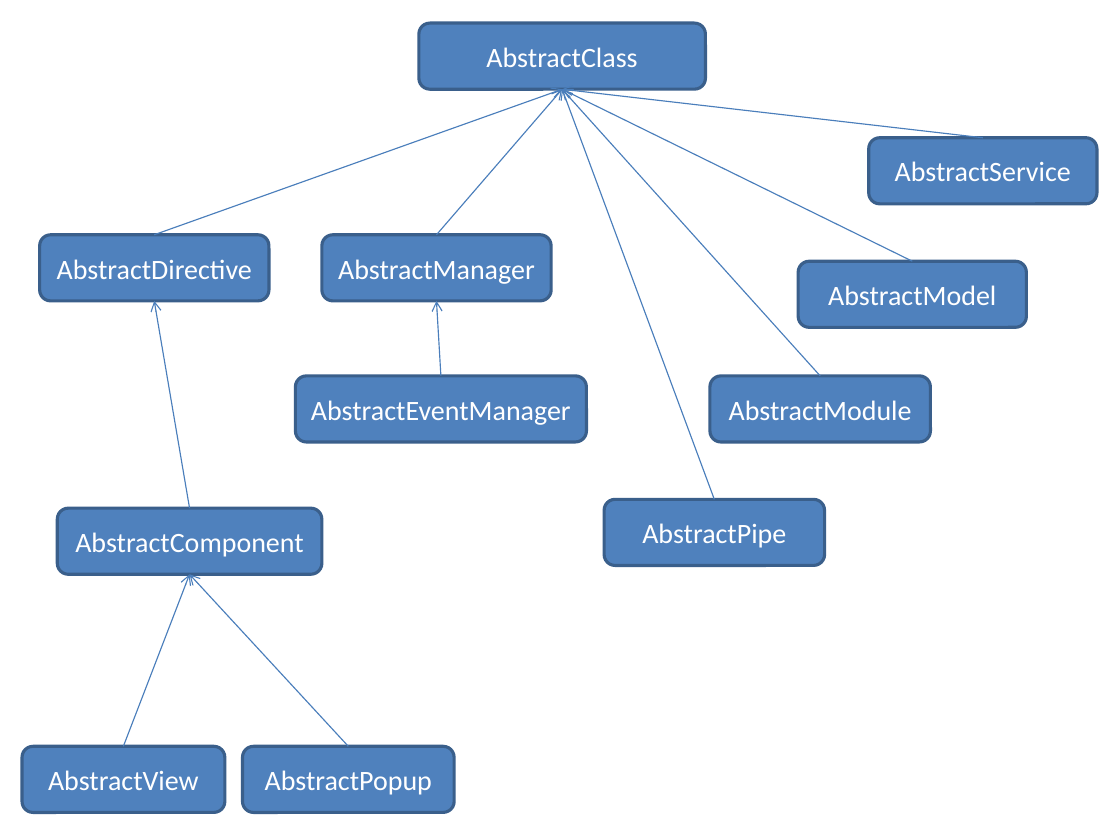
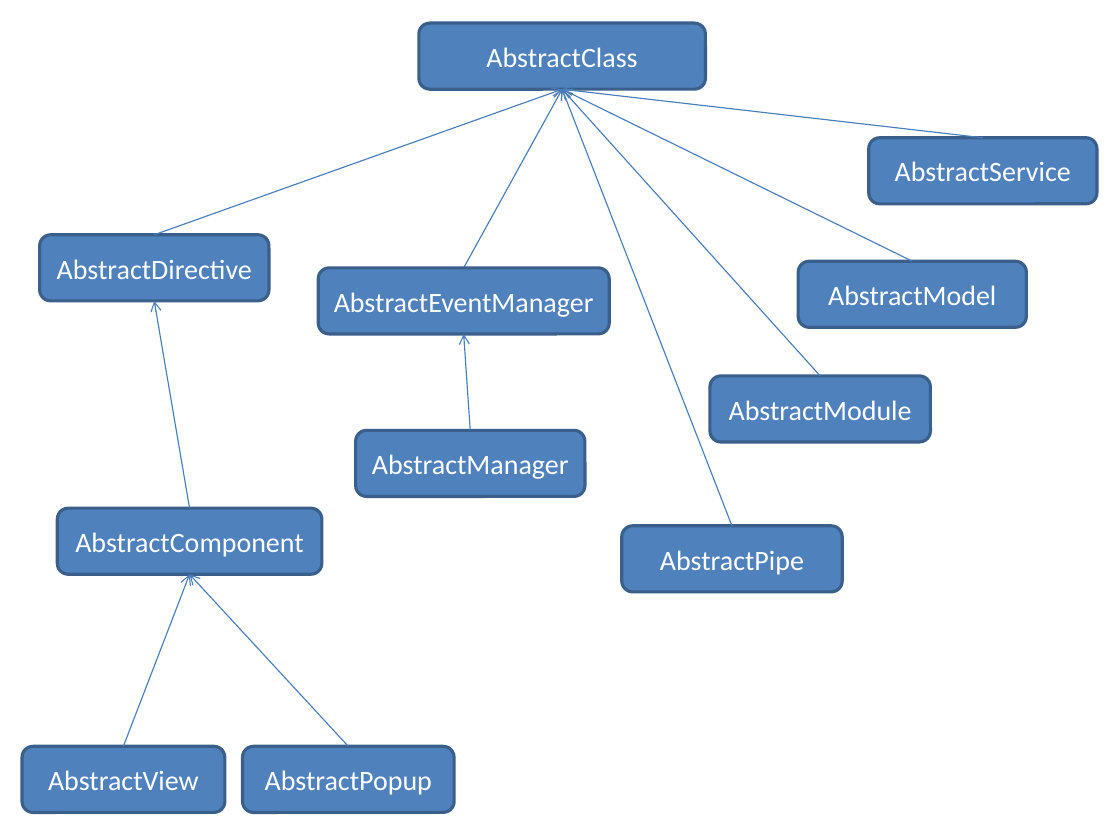
Before and after one commit to uparlange/msdb, a slide deck: slide 1 of doc/ClassDiagram.pptx. Drawn at 1120x840 pixels with LibreOffice and Linux fonts; fonts in the diff are those of the drawing. Boxes give left, top, right and bottom in pixels: in the first picture for what was removed or moved away, otherwise in the second. Text is boxed around its words. In the diff, an @@ line names an element or a change of style, - is before the commit and + after.

```diff
--- a/doc/ClassDiagram.pptx
+++ b/doc/ClassDiagram.pptx
@@ arrow moved from (437, 235) - (562, 90) to (464, 268) - (562, 90) @@
@@ arrow moved from (715, 500) - (562, 90) to (732, 525) - (562, 90) @@
@@ rounded rectangle "AbstractEventManager": place and size @@
-rounded rectangle "AbstractEventManager" at (296, 376, 587, 442)
+rounded rectangle "AbstractEventManager" at (318, 268, 609, 334)
@@ arrow moved from (441, 376) - (437, 301) to (470, 430) - (464, 334) @@
@@ rounded rectangle "AbstractManager": place and size @@
-rounded rectangle "AbstractManager" at (321, 235, 551, 301)
+rounded rectangle "AbstractManager" at (356, 430, 586, 496)
@@ rounded rectangle "AbstractPipe": place and size @@
-rounded rectangle "AbstractPipe" at (604, 500, 824, 566)
+rounded rectangle "AbstractPipe" at (622, 525, 842, 591)
```
Also in this commit, not shown: 49 other files.
